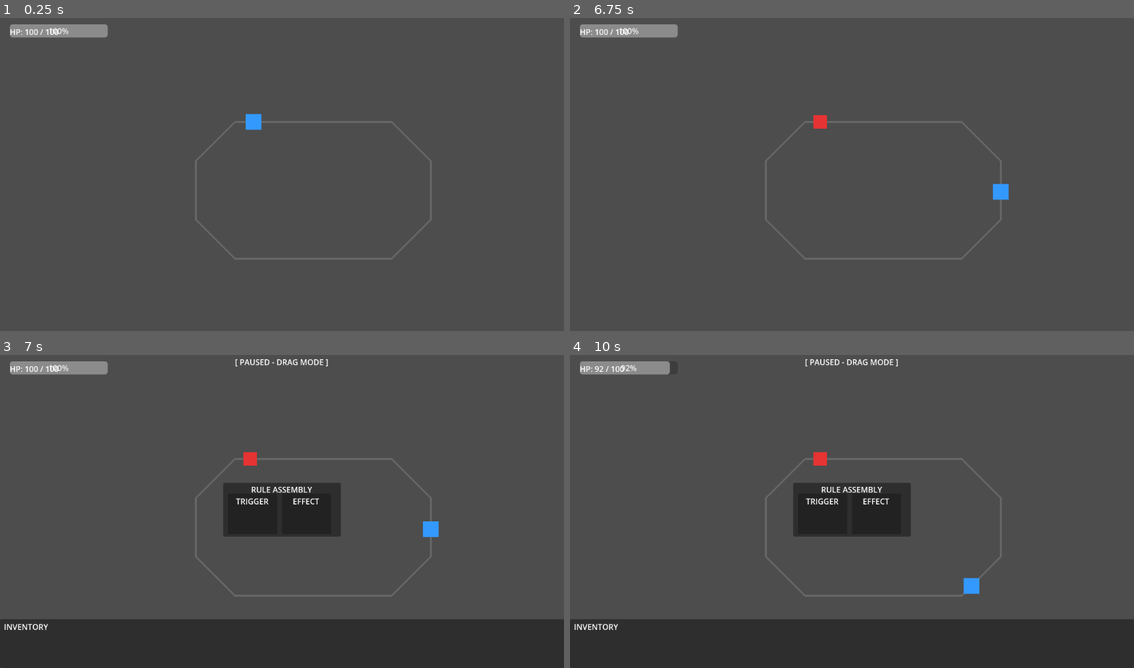
Above: before the commit, frames 1-4 (two rows, left to right).
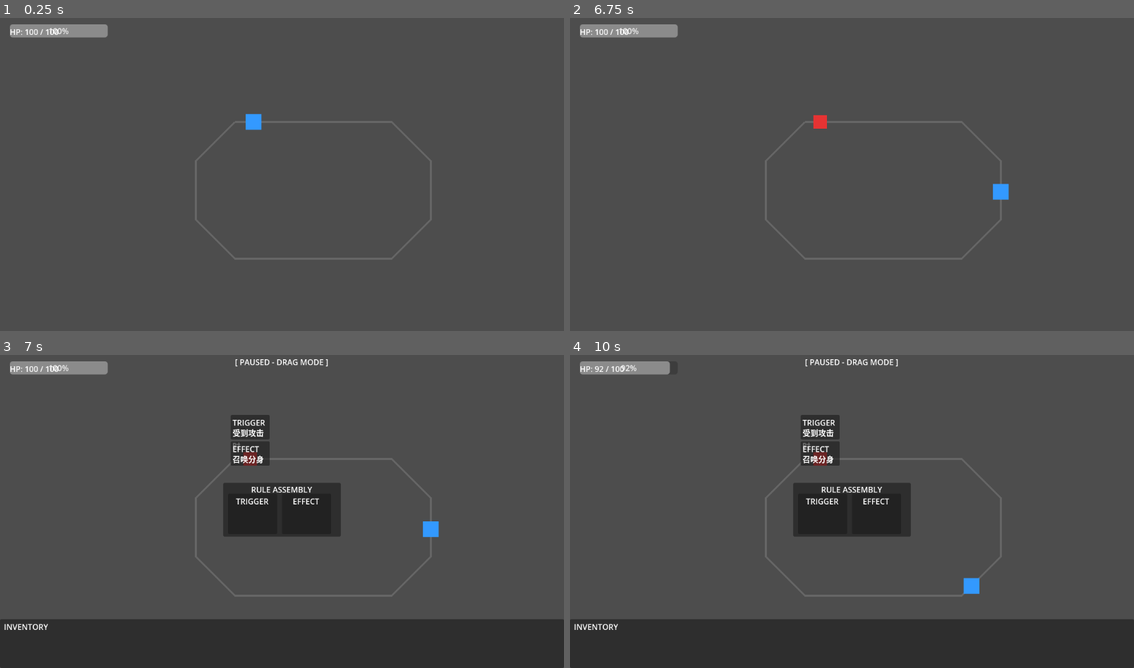
Above: after the commit, the same moments.

Repository: 595145489/attribute-loop
Game: Godot game, scene res://scenes/main/Main.tscn
Two runs of this game, one before a commit and one after it. Both use one fixed random seed, a clock stepped at 60 frames per second and the inputs below.
Inputs (mouse positions are in pixels of both pictures, inside the frame that each line leads up to):
- Up to frame 1 (0.25 s): no input
- Up to frame 2 (6.75 s): tap Enter (ui_accept) at 0.5, 0.77, 3.77, 4.25, 5, 5.75 s; move the mouse to (976, 155) at 0.52 s; click (976, 155) at 0.67 s; drag from (739, 187) to (823, 237) at 1.27 s; move the mouse to (908, 102) at 2.02 s; click (908, 102) at 2.17 s; drag from (823, 237) to (682, 124) at 2.77 s; move the mouse to (1021, 221) at 3.52 s; click (1021, 221) at 3.67 s; drag from (823, 177) to (767, 93) at 4.27 s; move the mouse to (880, 171) at 5.02 s; click (880, 171) at 5.17 s; drag from (874, 177) to (739, 187) at 5.77 s; move the mouse to (976, 155) at 6.52 s; click (976, 155) at 6.67 s
- Up to frame 3 (7 s): tap Enter (ui_accept) at 6.77 s
- Up to frame 4 (10 s): tap Enter (ui_accept) at 7.25, 9.77 s; drag from (739, 524) to (823, 574) at 7.27 s; move the mouse to (908, 439) at 8.02 s; click (908, 439) at 8.17 s; drag from (823, 574) to (682, 461) at 8.77 s; move the mouse to (1021, 558) at 9.52 s; click (1021, 558) at 9.67 s

Frames 1-2 are identical in both runs. In frame 3, 1.0% of the frame differs, in the area x 40-48%, y 19-36%; in frame 4, 1.0%.
Error before the commit: Invalid call to function 'setup' in base 'CanvasLayer (HUD)'. Expected 3 argument(s). (res://scenes/main/Main.gd:43)

Commit message:
feat: InventoryPanel + RuleSlot accept tile-sourced drops, harvest cost in InventoryPanel

Diff:
--- a/scenes/ui/HUD.gd
+++ b/scenes/ui/HUD.gd
@@ -10,9 +10,9 @@
 @onready var inventory_panel = $InventoryPanel
 @onready var rule_assembly_panel = $RuleAssemblyPanel
 
-func setup(player, inventory: Inventory, enemies_node: Node2D) -> void:
+func setup(player, inventory: Inventory, enemies_node: Node2D, track = null) -> void:
 	enemy_card_overlay.setup(enemies_node)
-	inventory_panel.setup(inventory)
+	inventory_panel.setup(player, inventory)
 	rule_assembly_panel.setup(player, inventory)
 
 func update_hp(current: float, maximum: float) -> void:
--- a/scenes/ui/InventoryPanel.gd
+++ b/scenes/ui/InventoryPanel.gd
@@ -7,10 +7,12 @@
 const Inventory = preload("res://scripts/systems/Inventory.gd")
 
 var inventory: Inventory = null
+var player_ref = null
 
 @onready var cards_container: HBoxContainer = $CardsContainer
 
-func setup(inv: Inventory) -> void:
+func setup(player, inv: Inventory) -> void:
+	player_ref = player
 	if inventory != null:
 		inventory.component_added.disconnect(_on_component_added)
 		inventory.component_removed.disconnect(_on_component_removed)
@@ -33,7 +35,7 @@
 func _add_card(comp: EntryComponent) -> void:
 	var card = ComponentCard.instantiate()
 	cards_container.add_child(card)
-	card.setup(comp, null)
+	card.setup(comp, null, null, true)
 
 func _on_component_added(comp: EntryComponent) -> void:
 	_add_card(comp)
@@ -46,14 +48,21 @@
 			return
 
 func _can_drop_data(_at_position: Vector2, data: Variant) -> bool:
-	if not (data is Dictionary and data.has("component") and data.has("enemy")):
+	if not (data is Dictionary and data.has("component")):
 		return false
-	return data["enemy"] != null
+	var from_enemy = data.get("enemy") != null
+	var from_tile = data.get("tile") != null
+	return from_enemy or from_tile
 
 func _drop_data(_at_position: Vector2, data: Variant) -> void:
 	var component := data["component"] as EntryComponent
-	var enemy = data["enemy"]
-	if is_instance_valid(enemy):
+	var enemy = data.get("enemy")
+	var tile = data.get("tile")
+	if enemy != null and is_instance_valid(enemy):
 		enemy.strip_component(component)
-	if not inventory.components.has(component):
+	elif tile != null:
+		tile.strip_component(component)
+		if player_ref != null and player_ref.has_method("receive_damage"):
+			player_ref.receive_damage(float(tile.pass_count * 2))
+	if inventory != null and not inventory.components.has(component):
 		inventory.add(component)
--- a/scenes/ui/RuleSlot.gd
+++ b/scenes/ui/RuleSlot.gd
@@ -35,7 +35,7 @@
 func _can_drop_data(_at_position: Vector2, data: Variant) -> bool:
 	if not (data is Dictionary and data.has("component") and data.has("enemy")):
 		return false
-	if data["enemy"] != null:
+	if data.get("enemy") != null:
 		return false
 	var comp := data["component"] as EntryComponent
 	if comp == null:
@@ -49,10 +49,13 @@
 	var component := data["component"] as EntryComponent
 	if component == null:
 		return
-	inventory.remove(component)
+	var tile = data.get("tile")
+	if tile != null:
+		tile.strip_component(component)
+	else:
+		inventory.remove(component)
 	held_component = component
 	var card = ComponentCard.instantiate()
 	card_container.add_child(card)
-	card.setup(component, null)
-	card.draggable = false
+	card.setup(component, null, null, false)
 	component_placed.emit(component)
